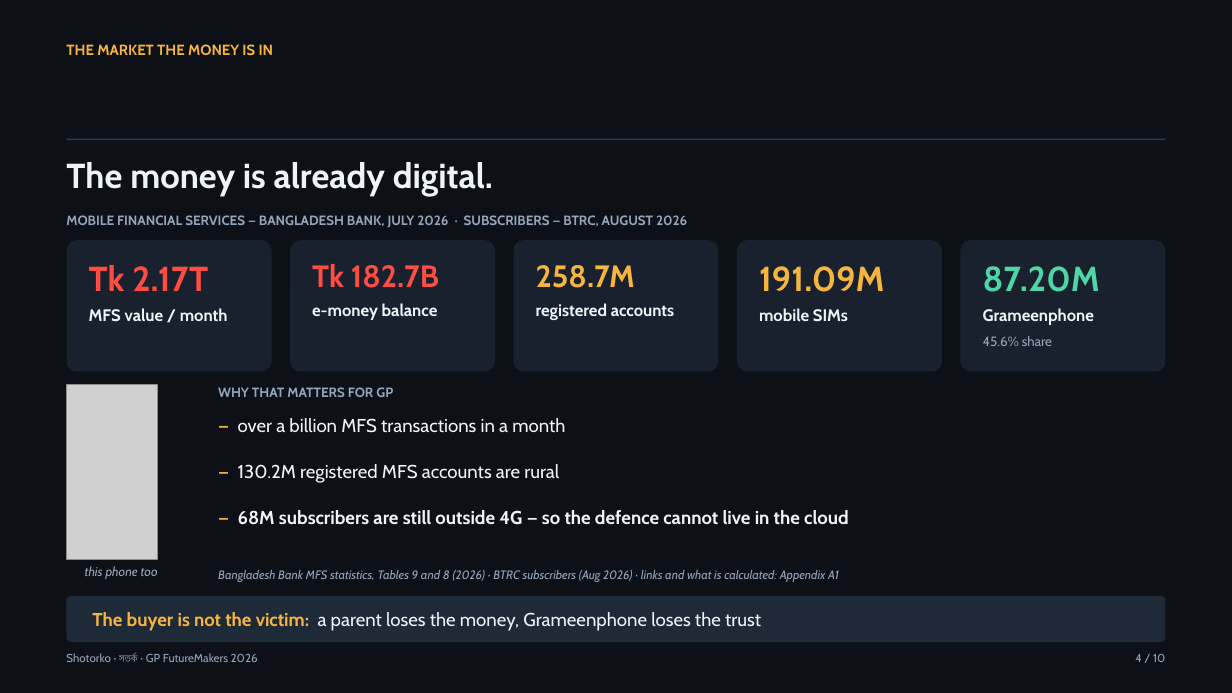
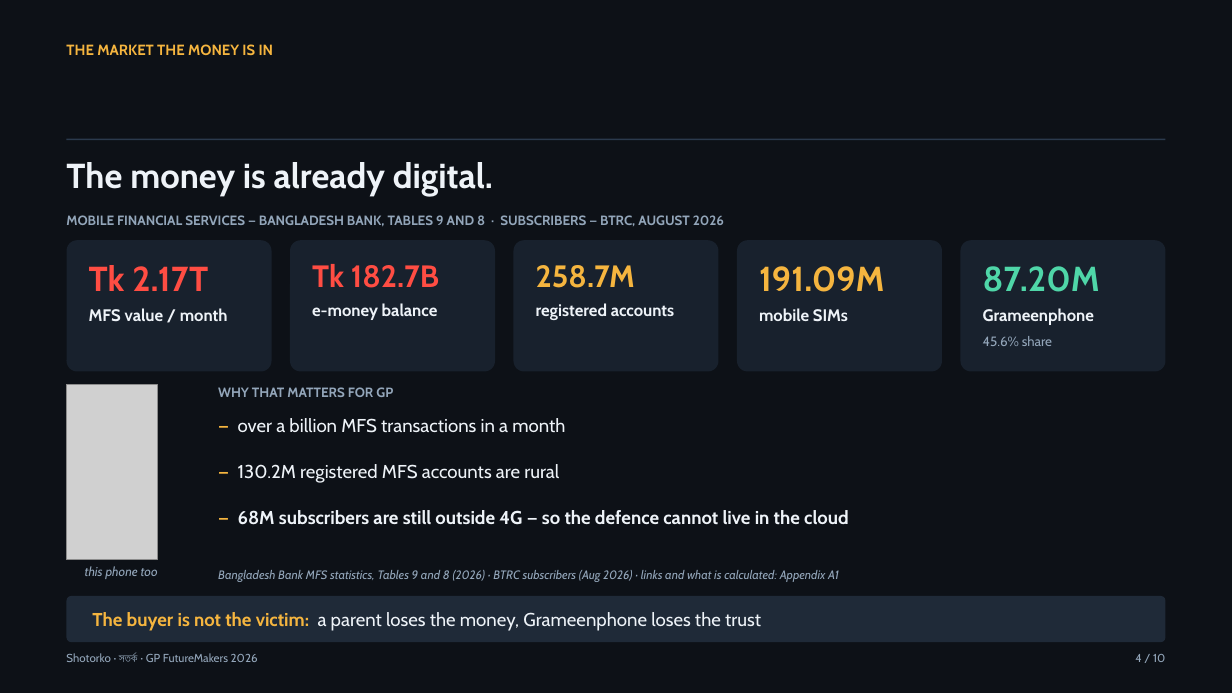
Before and after one commit to Mayamoho/shotorko-ai, a slide deck: slide 4 of pitch/Shotorko-GP-FutureMakers-2026.pptx. Drawn at 1232x693 pixels with LibreOffice and Linux fonts; fonts in the diff are those of the drawing; grey boxes stand for pictures. Boxes give left, top, right and bottom in pixels: in the first picture for what was removed or moved away, otherwise in the second. Text is boxed around its words. In the diff, an @@ line names an element or a change of style, - is before the commit and + after.

Commit message:
Add the presenter brief and stop claiming an unverifiable month
The slides were submitted, so the remaining risk is answering questions about
them. The Bangladesh Bank rows are now cited by table number rather than by a
month this machine cannot re-fetch, and dev/build-brief.py assembles a single
study document from the built .pptx, the deck markdown and the engine source:
how the prototype works, what the backend guarantees, every number with its
status, each slide with what to say and the trap to avoid, and the honest
limits to volunteer first.

```diff
--- a/pitch/Shotorko-GP-FutureMakers-2026.pptx
+++ b/pitch/Shotorko-GP-FutureMakers-2026.pptx
@@ text at (66,215,724,226): text changed @@
-MOBILE FINANCIAL SERVICES — BANGLADESH BANK, JULY 2026 · SUBSCRIBERS — BTRC, AUGUST 2026
+MOBILE FINANCIAL SERVICES — BANGLADESH BANK, TABLES 9 AND 8 · SUBSCRIBERS — BTRC, AUGUST 2026
```
Also in this commit, not shown: 1 other slide changed, 6 other files.
